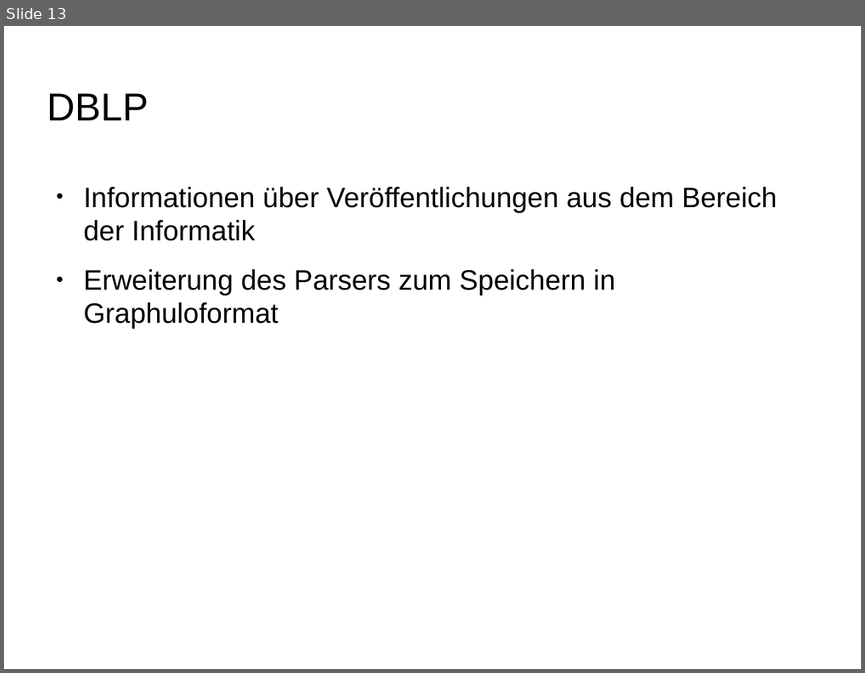
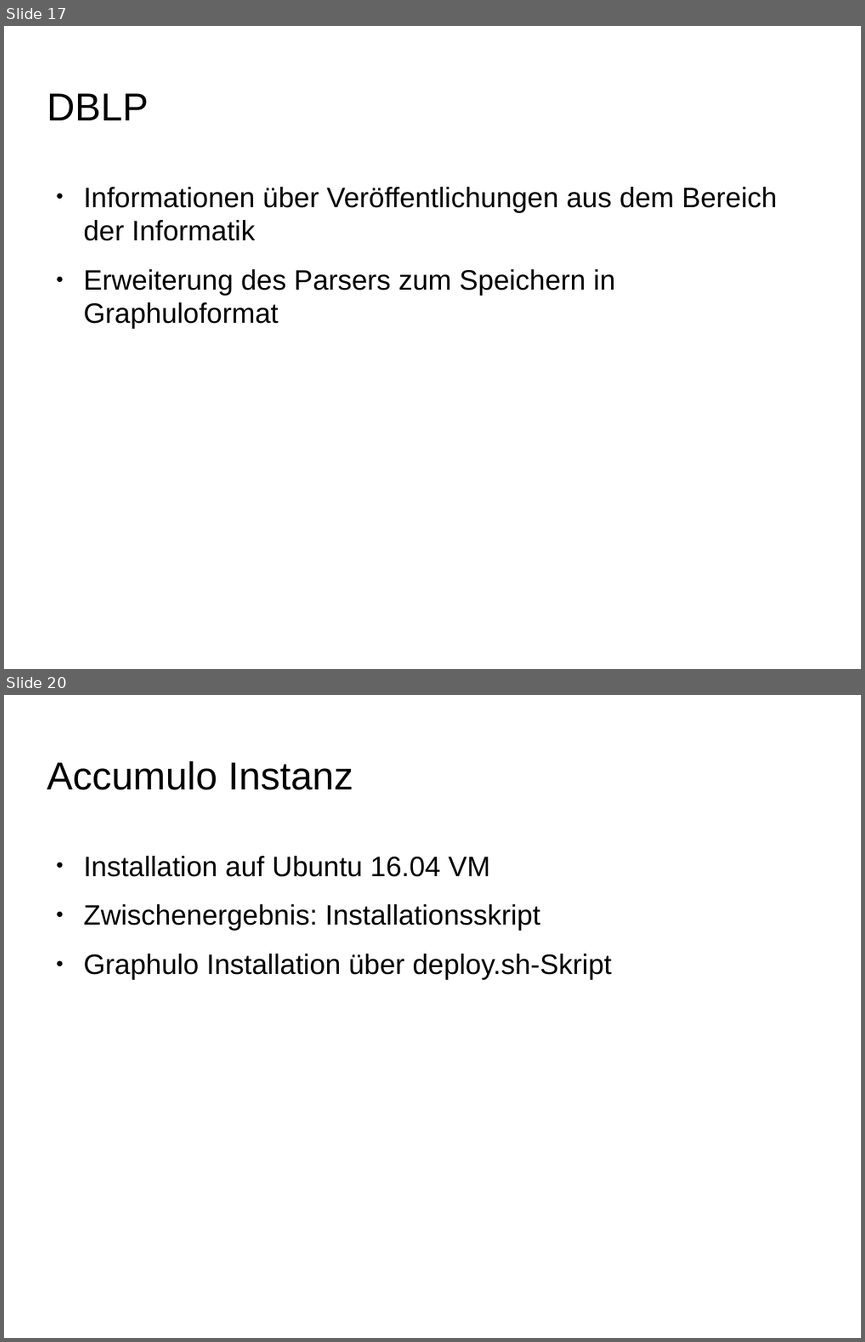
Before and after one commit to ScaDS/dblp-graphulo, a slide deck: doc/testat1.odp. Shown one above the other, each under a label of ours: slide 13 before the commit, slides 17 and 20 after it; the slides between them are not shown. The pictures are 865x673 and 865x1342 pixels, drawn with LibreOffice and Linux fonts; fonts in the diff are those of the drawing; background and template pictures are left out. Boxes give left, top, right and bottom in pixels: in the first picture for what was removed or moved away, otherwise in the second. Text is boxed around its words. In the diff, an @@ line names an element or a change of style, - is before the commit and + after.

```diff
--- a/doc/testat1.odp
+++ b/doc/testat1.odp
@@ slide 20 added at bbox=[4, 695, 861, 1338], background picture (left out) @@
@@ title added at bbox=[46, 761, 353, 790], 36 pt, text #000000 @@
+Accumulo Instanz
@@ text added at bbox=[84, 856, 612, 979], 26 pt, text #000000 @@
+● Installation auf Ubuntu 16.04 VM
+● Zwischenergebnis: Installationsskript
+● Graphulo Installation über deploy.sh-Skript
@@ what was slide 13 is now slide 17 @@
```
Also in this commit, not shown: 5 slides changed, 7 other slides added, 1 slide removed, 2 other files.
